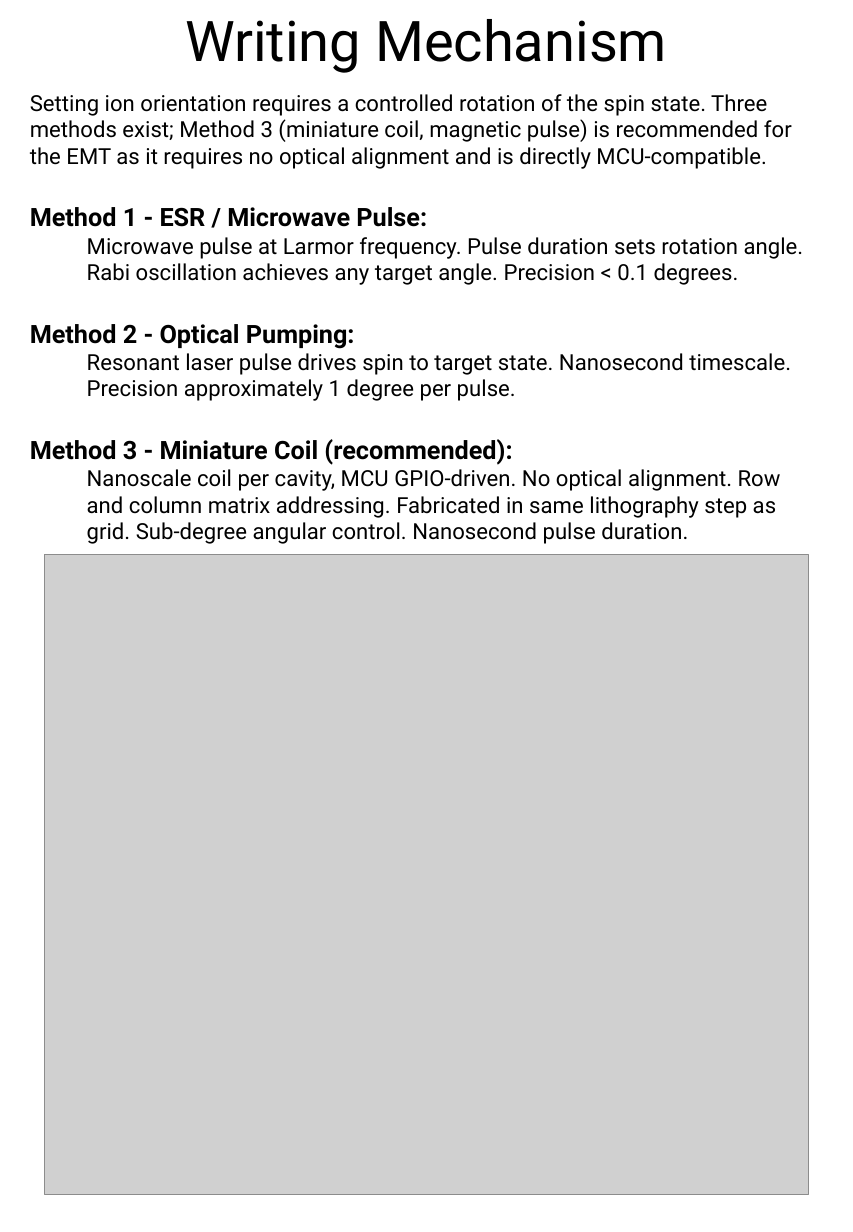
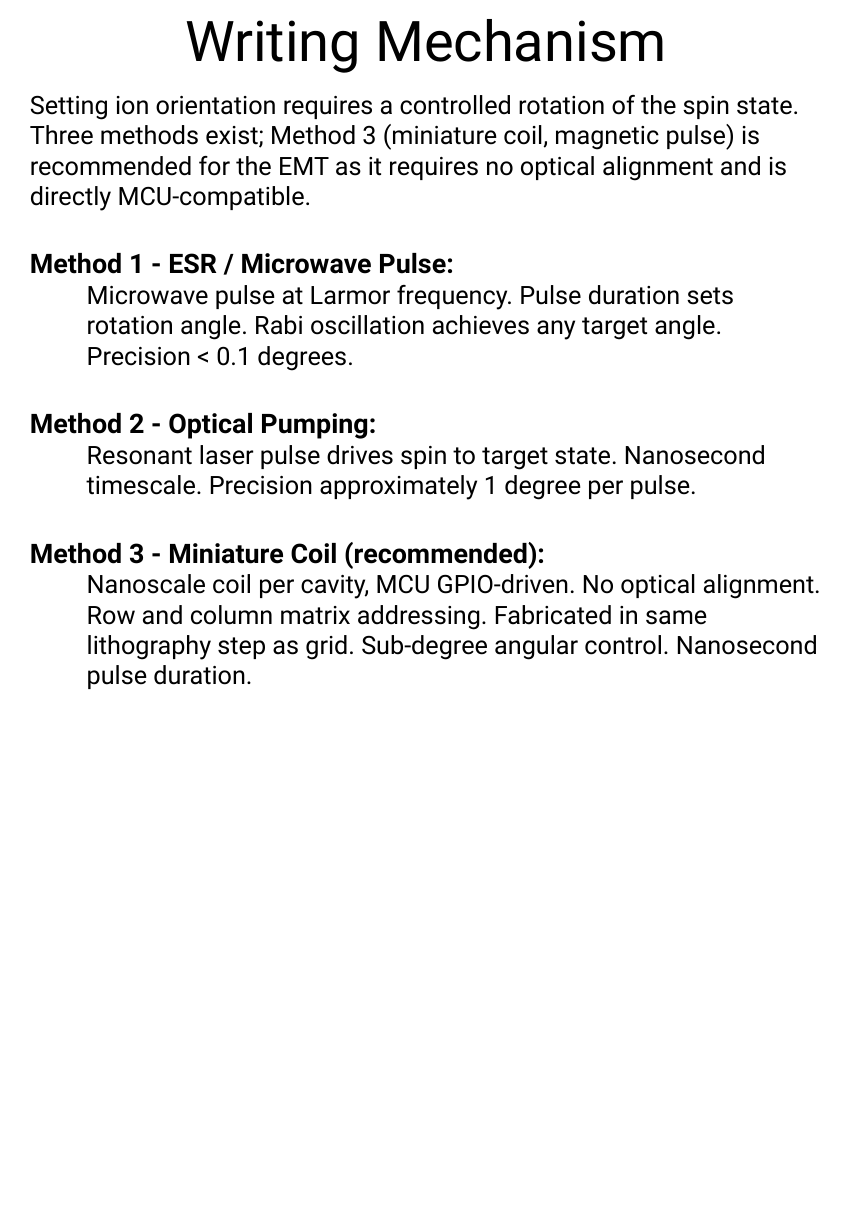
Before and after one commit to DansDesigns/EMT, a slide deck: slide 11 of revisions/QuantumEntangledMultiplexingTransceiver_Rev5.pptx. Drawn at 853x1232 pixels with LibreOffice and Linux fonts; fonts in the diff are those of the drawing; grey boxes stand for pictures. Boxes give left, top, right and bottom in pixels: in the first picture for what was removed or moved away, otherwise in the second. Text is boxed around its words. In the diff, an @@ line names an element or a change of style, - is before the commit and + after.

```diff
--- a/revisions/QuantumEntangledMultiplexingTransceiver_Rev5.pptx
+++ b/revisions/QuantumEntangledMultiplexingTransceiver_Rev5.pptx
@@ text "Setting ion orientation requires a ..." at <box>30,95,821,689</box>: size 14 to 16 pt in "Setting ion orientation requires a controlled rotation ...", "Microwave pulse at Larmor frequency. Pulse duration ...", "Resonant laser pulse drives spin to target ...", "Nanoscale coil per cavity, MCU GPIO-driven. No ..."; size 16 to 17 pt in "Method 1 - ESR / Microwave Pulse:", "Method 2 - Optical Pumping:", "Method 3 - Miniature Coil (recommended):" @@
@@ picture removed at <box>44,554,808,1194</box> @@
```
Also in this commit, not shown: 5 other slides changed, 2 slides added, 1 slide removed, 1 other file.
